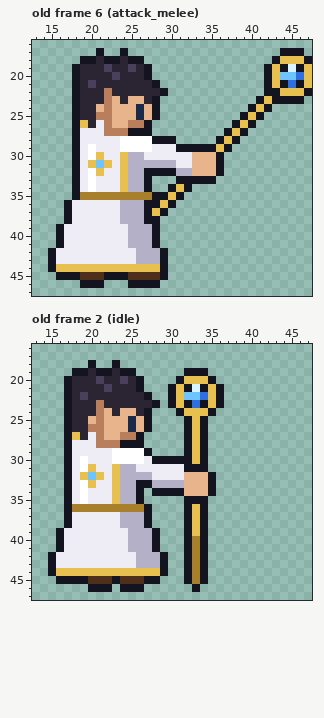
File history of a pixel-art file, art/sprites/combate/clases/sacerdote.aseprite. The picture above is the old version.
48x48 pixels, 19 frames. Shown: old frame 6 (attack_melee): x 13..47, y 16..47; old frame 2 (idle): x 13..47, y 16..47. The commit also changed other frames, which this record leaves out.
New version:
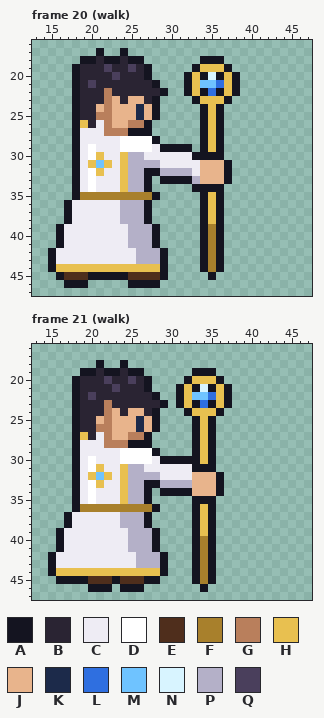
Palette (. is transparent): A #141420  B #2a2433  C #eeecf4  D #ffffff  E #4f2e1c  F #a8802c  G #b97f5c  H #e8c050  J #e8b48c  K #1c2a4a  L #2f6fe0  M #6fc3ff  N #d8f4ff  P #b4b0c8  Q #4a3f5c
A new or re-ordered frame is compared with the old frame closest to it.
Change:
frames 19 -> 23
Changed rows in their new state; - is an unchanged pixel.
Frame 20 (walk) is new; against old frame 6 (attack_melee), layers "cuerpo", "arma":
first column x 17:
17 ---------------------------...-
18 -----------------AAA------.....
19 ----------------AHHHA----......
20 ---------------AHANAHA---......
21 ---------------AHMMLHA---......
22 ---------------AHALAHA---......
23 ----------------AHHHA---......-
24 -----------------AHA---...-----
25 -----------------AHA--...------
26 -----------------AHA-...-------
27 -----------------AHA...--------
28 ------------..---AH-..---------
29 ------------AA--.-HA.----------
30 ----------------AAA------------
31 ------------CC--C--JA----------
32 ------------PP--C--JA----------
33 ------------AA--PJJJA----------
34 -------------...AAAA-----------
35 ------------...--AHA-----------
36 -----------...---AHA-----------
37 -----------..----AHA-----------
38 -----------.-----AHA-----------
39 -----------------AFA-----------
40 -----------------AFA-----------
41 -----------------AFA-----------
42 -----------------AFA-----------
43 -----------------AFA-----------
44 -----------------AFA-----------
45 EE-AA-------------A------------
46 AA-..--------------------------
Frame 21 (walk) is new; against old frame 2 (idle), layers "cuerpo", "arma":
first column x 17:
18 ---.A-.A-------------
19 -.-AB-AB-A-----.--A--
20 .A--BQ-BQBA---.A--HA-
21 .A---BQ--BA--.AHANAHA
22 .ABQ------BA-.AH-MLHA
23 .A--BG-----BA.AHALAHA
24 .A--BGJB-JBA--.A--HA-
25 .A-BJG--JKJA---.AHA--
26 .A-B-G--JKJA---.AHA--
27 .AHBCG-J-GA----.AHA--
28 .A--C--G--A----.AHA--
29 .A----C---DA---.AHA--
30 .ACD--C---DC----AHA--
31 .ACDH-CH-P-----C--A--
32 .ACHMHCH---P---C--JA-
33 .ACDH-CH-P-A---P--JA-
34 .ACD--CH-PA.---A--JA-
35 .ACD--CH-PA----.--A--
36 .A--------FA---.AHA--
37 ---------------.AHA--
38 ---------------.AHA--
39 ---------------.AHA--
40 ---------------.AFA--
41 ---------------.AFA--
42 ---------------.AFA--
43 ---------------.AFA--
44 ---------------.AFA--
45 ---------------.AFA--
46 ----------------.A---
Pixel boxes of the changes (left, top, right, bottom) in both pictures:
changed: (152, 48, 312, 280)
changed: (64, 272, 104, 288)
changed: (64, 360, 232, 592)
